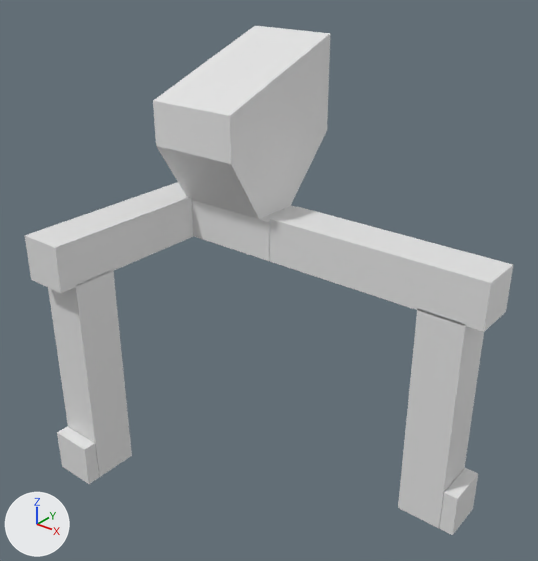
One commit to the Blender file assets-raw/blend/testik.blend: the scene before it, then after it.
Rendered twice from a 50 mm lens placed at (1.137, -1.417, 1.299), pointed at (0.19, -0.233, 0.565). Arrows for +X, +Y and +Z are at lower left; the lights stay in place.

The first picture shows 'BaseMesh'.
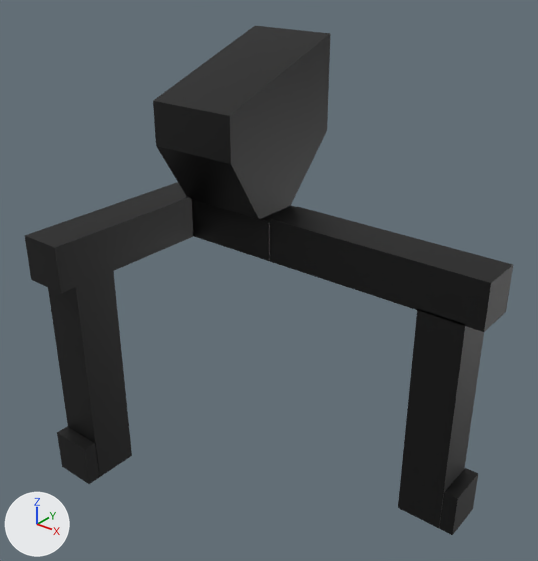
Changed parts and their boxes (x1, y1, x2, y2) in the pictures (538 x 561 px):
```json
{"object": "BaseMesh", "change": "recoloured", "before": [25, 26, 513, 535], "after": [25, 26, 513, 535], "on screen": "white to black"}
```

Edits to the scene script, one JSON object a line:
```json
{"op": "add", "block": "mat_matbase", "code": "n2 = _N.new('ShaderNodeVertexColor'); n2.name = 'Vertex Color'"}
{"block": "mat_matbase", "where": "n0 = _N.new('ShaderNodeBsdfPrincipled'); n0.name = 'Principled BSDF'"}
{"op": "add", "block": "mat_matbase", "code": "_L.new(n2.outputs[0], n0.inputs[0])  # 'Color' to 'Base Color'"}
{"block": "me_plane", "where": "me_plane.from_pydata(...)  # 72 vertices, 58 faces; spans x -0.231..0.667, y -0.566..0.116, z 0.029..1.055"}
{"block": "me_plane", "where": "# used by ob_basemesh; location = (0.0, 0.0, 0.0)"}
{"block": "me_plane", "change": "me_plane part 1: 58 faces centred in x -0.231..0.667, y -0.566..0.116, z 0.029..0.991 are repainted in the vertex colours; the middle colour goes from white #ffffff to black #000000"}
```
